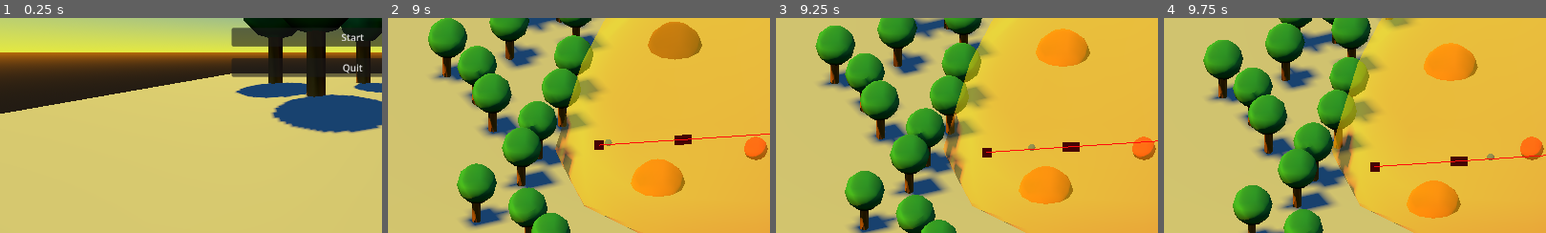
Above: before the commit, frames 1-4 (left to right).
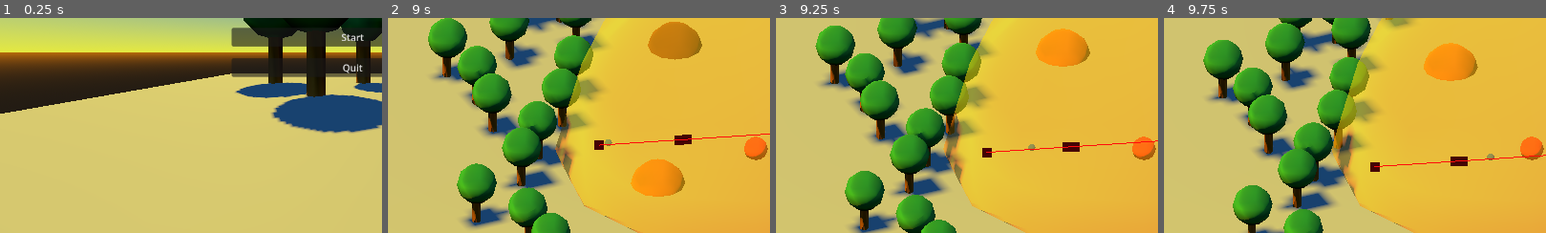
Above: after the commit, the same moments.

Repository: hubacekjakub/Godot-TreeLoverJourney
Game: Godot game, scene res://levels/main_menu.tscn
Two runs of this game, one before a commit and one after it. Both use one fixed random seed, a clock stepped at 60 frames per second and the inputs below.
Inputs (mouse positions are % of the whole screen's width and height, from its top left):
- Up to frame 1 (0.25 s): no input
- Up to frame 2 (9 s): click "Start" at 0.5 s; click "Start" at 1.25 s; move the mouse to (45, 70) at 2.02 s; hold W (move_forward) 2.03-3.53 s; click (45, 70) at 2.17 s; move the mouse to (80, 65) at 2.77 s; move the mouse to (20, 35) at 3.52 s; hold A (move_left) 3.53-5.03 s; move the mouse to (55, 50) at 4.27 s; click (55, 50) at 4.42 s; move the mouse to (35, 25) at 5.02 s; hold S (move_back) 5.03-5.78 s; move the mouse to (72, 45) at 5.77 s; hold D (move_right) 5.78-6.53 s; move the mouse to (30, 55) at 6.52 s; hold W (move_forward) 6.53-7.28 s; click (30, 55) at 6.67 s; move the mouse to (60, 28) at 7.27 s; hold D (move_right) from 7.28 s (still down); move the mouse to (45, 70) at 8.02 s; move the mouse to (80, 65) at 8.77 s; click (80, 65) at 8.92 s
- Up to frame 3 (9.25 s): keep holding D (move_right)
- Up to frame 4 (9.75 s): move the mouse to (20, 35) at 9.52 s; release D (move_right) at 9.53 s; hold S (move_back) from 9.53 s (still down)
The pictures show only the part of the screen within x 4-54%, y 42-92%; the shares and areas given below are measured in that part.

Frames 1-2 are identical in both runs. In frame 3, 1.9% of the frame differs, in the area x 63-78%, y 68-87%; in frame 4, 1.9%.

Commit message:
Added path director and supply picking

Diff:
--- a/project.godot
+++ b/project.godot
@@ -22,6 +22,7 @@
 SceneChanger="*uid://io5eox7sw5pg"
 SoundManager="*uid://dtmt1bfgjvr2l"
 Global="*uid://df8uf0gxajuvf"
+PathDirector="*uid://dw88b2j1it1lx"
 
 [display]
 
--- a/scenes/nav_agent.tscn
+++ b/scenes/nav_agent.tscn
@@ -6,6 +6,9 @@
 
 [sub_resource type="StandardMaterial3D" id="StandardMaterial3D_at0eb"]
 albedo_color = Color(0, 0.35240483, 0.7959072, 1)
+
+[sub_resource type="SphereShape3D" id="SphereShape3D_nef07"]
+radius = 2.0
 
 [node name="NavAgent" type="CharacterBody3D" unique_id=176970989]
 script = ExtResource("1_nef07")
@@ -23,3 +26,11 @@
 [node name="CSGSphere3D" type="CSGSphere3D" parent="." unique_id=1582393636]
 radius = 0.258
 material = SubResource("StandardMaterial3D_at0eb")
+
+[node name="Area3D" type="Area3D" parent="." unique_id=2123506816]
+
+[node name="CollisionShape3D" type="CollisionShape3D" parent="Area3D" unique_id=590680925]
+shape = SubResource("SphereShape3D_nef07")
+debug_color = Color(0.99414104, 0, 0.23396781, 0.41960785)
+
+[connection signal="area_entered" from="Area3D" to="." method="_on_area_3d_area_entered"]
--- a/scripts/autoload/global.gd
+++ b/scripts/autoload/global.gd
@@ -12,8 +12,8 @@
 		SignalBus.new_resting_place_set.emit(resting_places[current_resting_place_index])
 
 func handle_on_resting_place_reached():
-	print("lets wait 5 seconds before going further")
-	await get_tree().create_timer(5).timeout
+	print("lets wait 2 seconds before going further")
+	await get_tree().create_timer(2).timeout
 
 	current_resting_place_index = current_resting_place_index+1
 
--- /dev/null
+++ b/scripts/autoload/path_director.gd
@@ -0,0 +1 @@
+extends Node
--- a/scripts/supply.gd
+++ b/scripts/supply.gd
@@ -8,6 +8,7 @@
 @onready var csg_sphere_3d: CSGSphere3D = $CSGSphere3D
 
 var material: StandardMaterial3D
+var active: bool = false
 
 
 
@@ -16,7 +17,14 @@
 	csg_sphere_3d.material_override = material
 
 func activate():
+	active = true
 	material.albedo_color = color_active
 
 func deactivate():
+	active = false
 	material.albedo_color = color_unactive
+
+func start_collecting():
+	print("resource collected")
+	await get_tree().create_timer(2).timeout
+	queue_free()
--- a/scripts/test/nav_agent.gd
+++ b/scripts/test/nav_agent.gd
@@ -52,3 +52,11 @@
 func _on_velocity_computed(safe_velocity: Vector3):
 	velocity = safe_velocity
 	move_and_slide()
+
+func _on_area_3d_area_entered(area: Area3D) -> void:
+	if area.is_in_group("Resource"):
+		if area is Supply:
+			var supply: Supply = area as Supply
+			if supply.active:
+				# WIP: show progress bar for collection
+				supply.start_collecting()
Not shown, added: scripts/autoload/path_director.gd.uid
